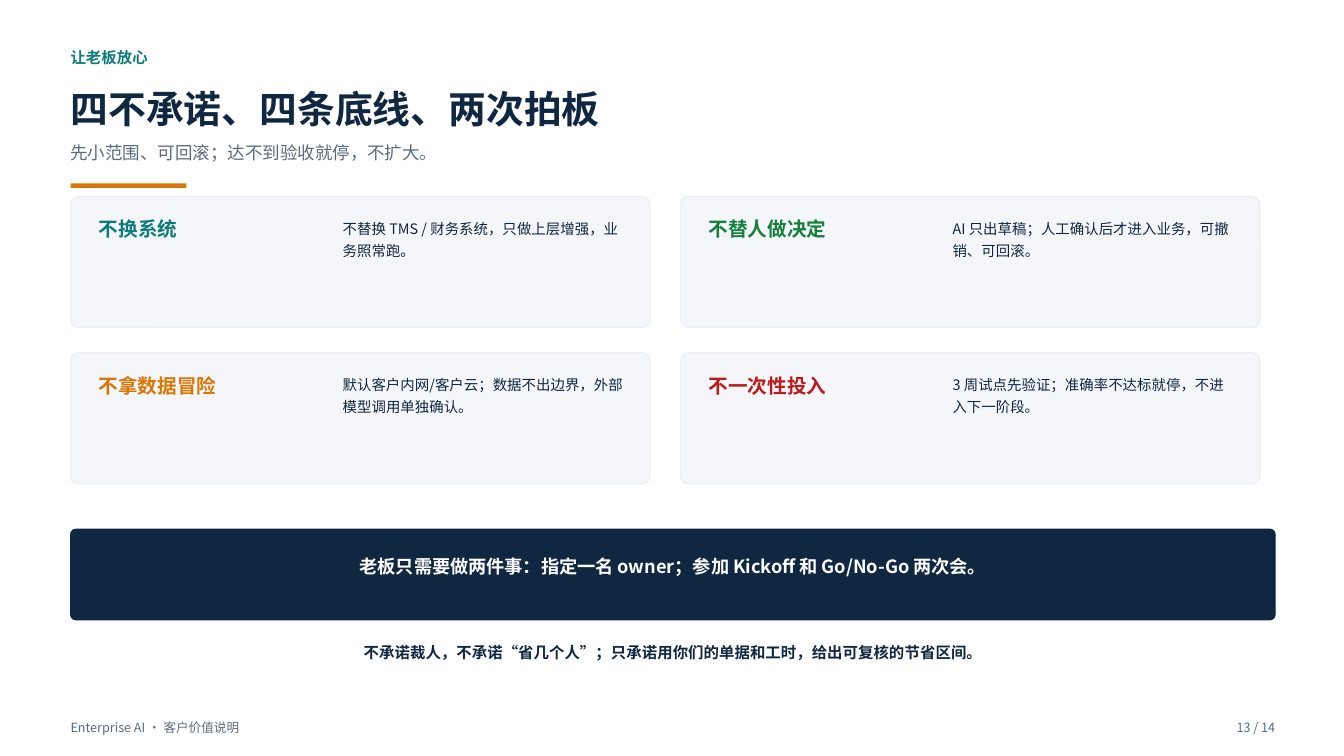
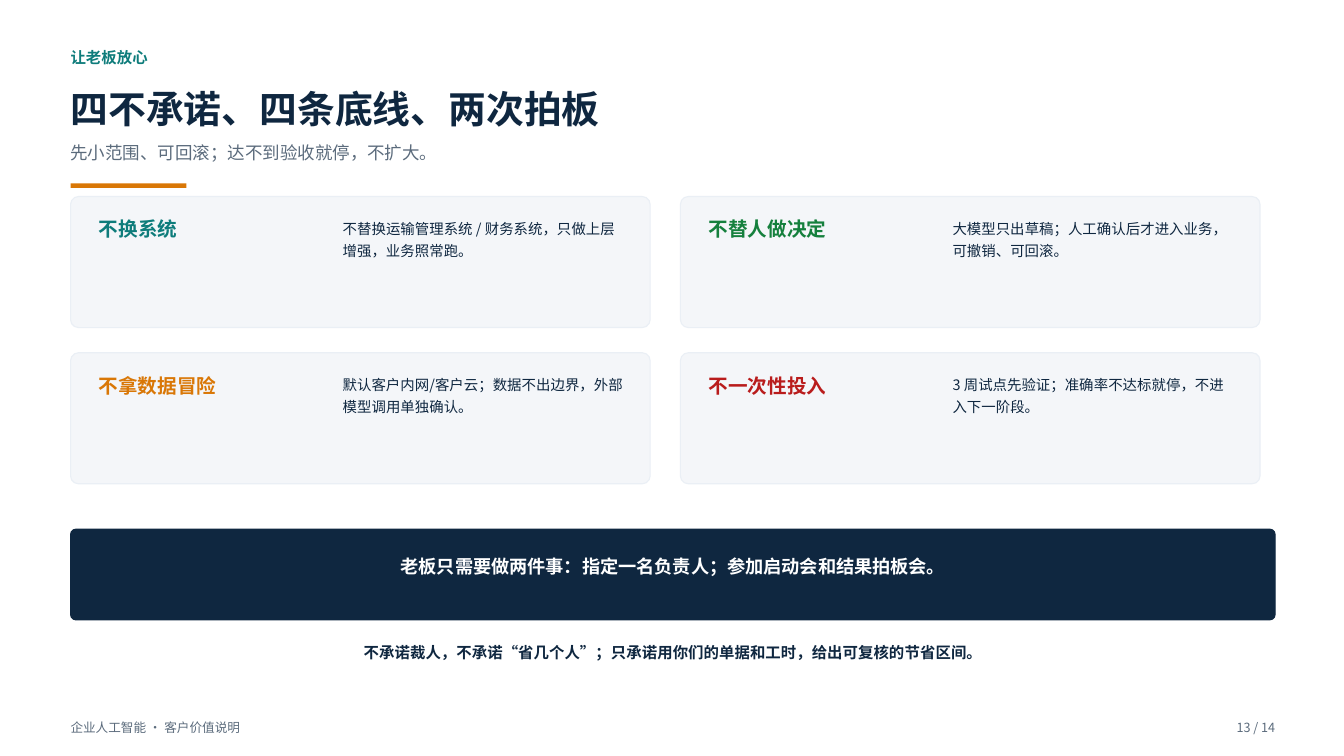
Before and after one commit to roma007/Enterprise-AI, a slide deck: slide 13 of 会客包/reports/客户老板版_系统能力介绍_2026-11-05.pptx. Drawn at 1344x756 pixels with LibreOffice and Linux fonts; fonts in the diff are those of the drawing. Boxes give left, top, right and bottom in pixels: in the first picture for what was removed or moved away, otherwise in the second. Text is boxed around its words. In the diff, an @@ line names an element or a change of style, - is before the commit and + after.

Commit message:
docs: 老板版 PPT 去除英文并补充大模型介入图

```diff
--- a/会客包/reports/客户老板版_系统能力介绍_2026-11-05.pptx
+++ b/会客包/reports/客户老板版_系统能力介绍_2026-11-05.pptx
@@ text at [343, 222, 615, 258]: text changed @@
-不替换 TMS / 财务系统，只做上层增强，业务照常跑。
+不替换运输管理系统 / 财务系统，只做上层增强，业务照常跑。
@@ text at [953, 222, 1227, 257]: text changed @@
-AI 只出草稿；人工确认后才进入业务，可撤销、可回滚。
+大模型只出草稿；人工确认后才进入业务，可撤销、可回滚。
@@ text at [401, 557, 945, 576]: text changed @@
-老板只需要做两件事：指定一名 owner；参加 Kickoff 和 Go/No-Go 两次会。
+老板只需要做两件事：指定一名负责人；参加启动会和结果拍板会。
@@ text at [71, 721, 240, 733]: text changed @@
-Enterprise AI · 客户价值说明
+企业人工智能 · 客户价值说明
```
Also in this commit, not shown: 13 other slides changed, 6 other files.
